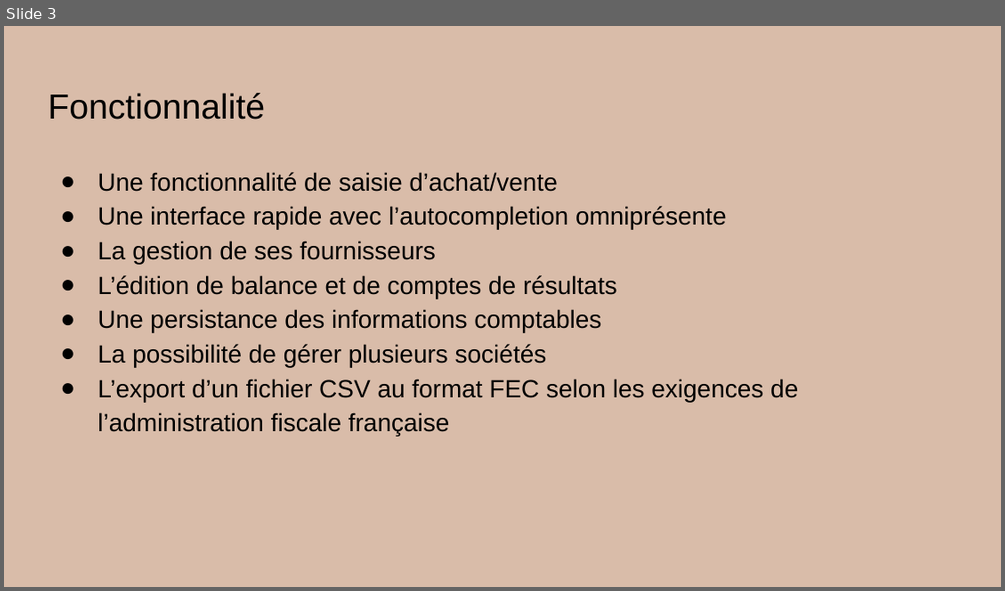
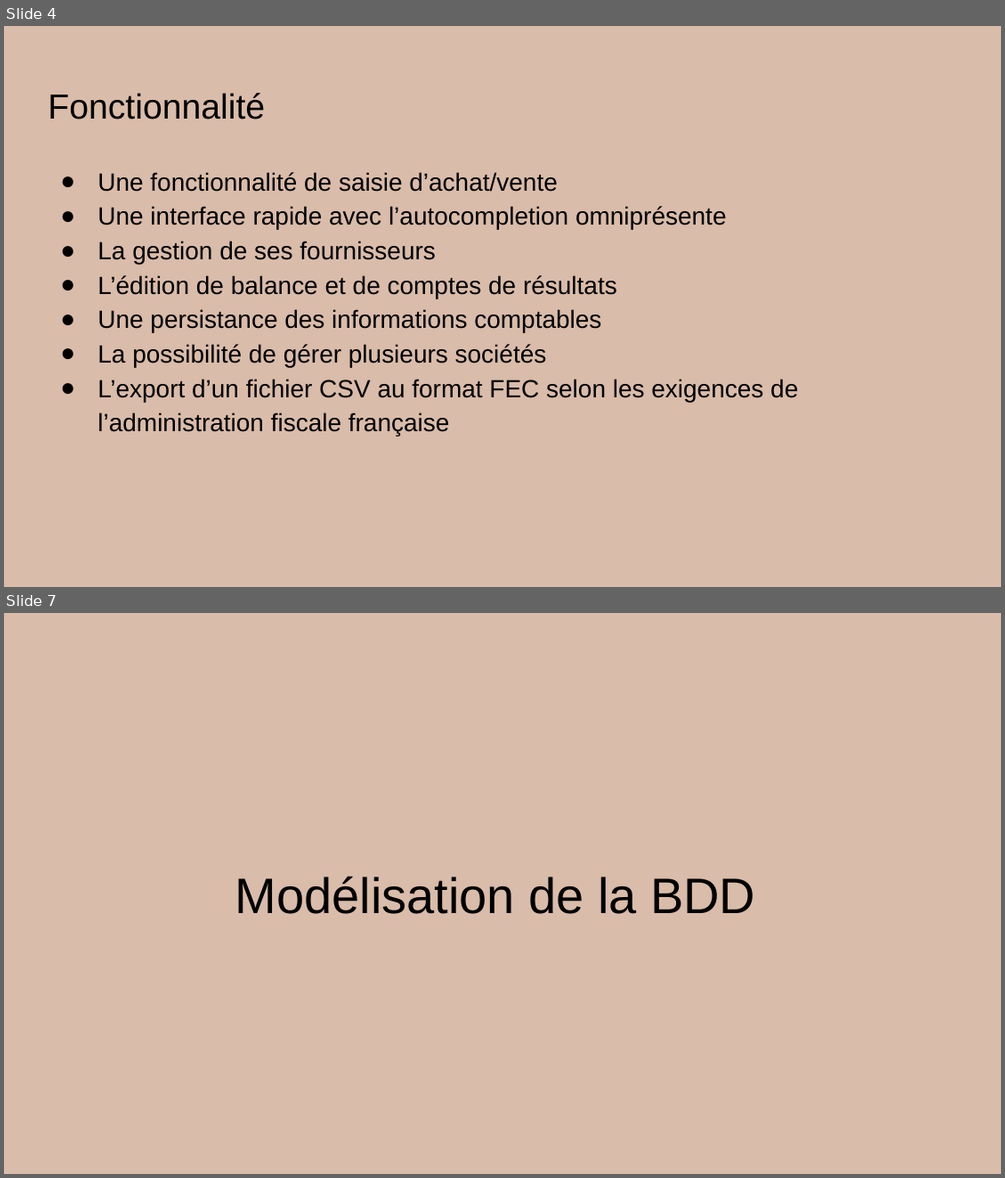
Before and after one commit to Tartopoiro/ITFAM-depreciated-, a slide deck: AccountX.pptx. Shown one above the other, each under a label of ours: slide 3 before the commit, slides 4 and 7 after it; the slides between them are not shown. The pictures are 1005x591 and 1005x1178 pixels, drawn with LibreOffice and Linux fonts; fonts in the diff are those of the drawing; background and template pictures are left out. Boxes give left, top, right and bottom in pixels: in the first picture for what was removed or moved away, otherwise in the second. Text is boxed around its words. In the diff, an @@ line names an element or a change of style, - is before the commit and + after.

```diff
--- a/AccountX.pptx
+++ b/AccountX.pptx
@@ slide 7 added at (4,613,1001,1174), background #D9BCA9 @@
@@ title added at (235,876,755,914), 36 pt, text #000000 @@
+Modélisation de la BDD
@@ what was slide 3 is now slide 4 @@
```
Also in this commit, not shown: 3 slides changed, 8 other slides added, 4 other files.
